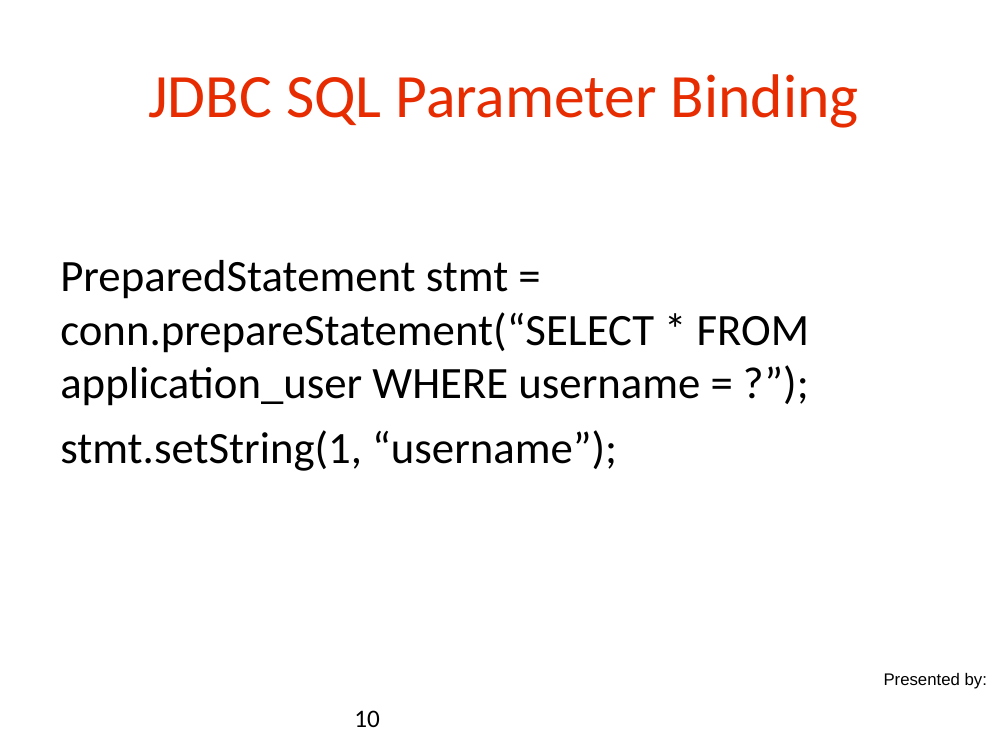
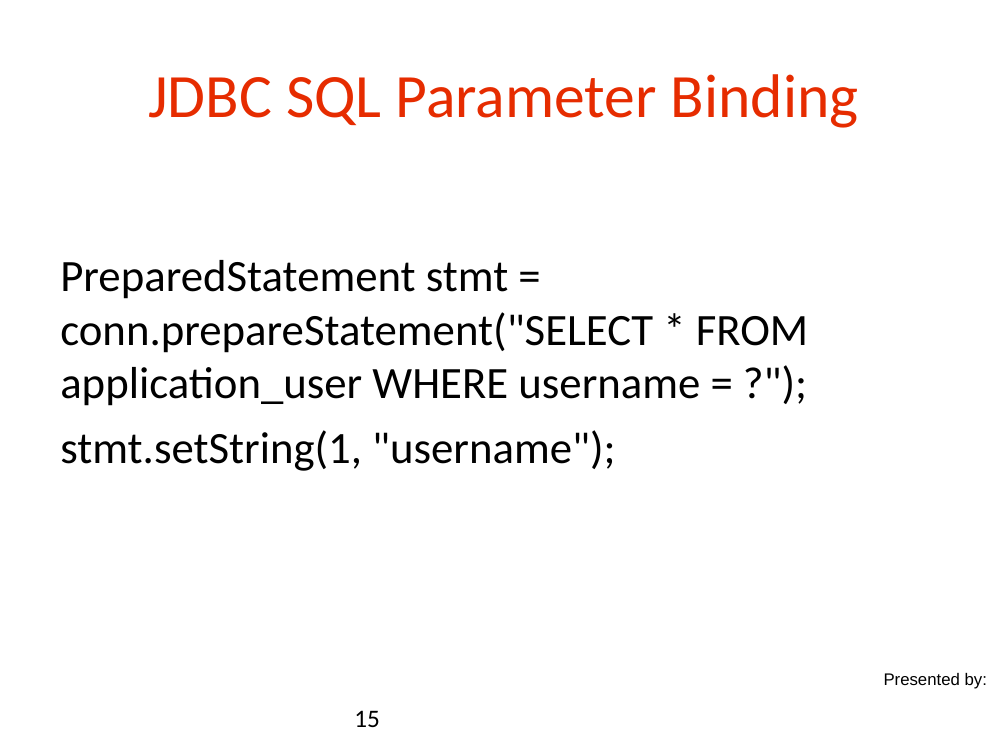
Before and after one commit to danielsomerfield/app-sec-presentation, a slide deck: slide 15 of AppSec Presentation Deck Day 2.ppt (slide 10 before the commit). Drawn at 1008x756 pixels with LibreOffice and Linux fonts; fonts in the diff are those of the drawing; background and template pictures are left out. Boxes give left, top, right and bottom in pixels: in the first picture for what was removed or moved away, otherwise in the second. Text is boxed around its words. In the diff, an @@ line names an element or a change of style, - is before the commit and + after.

```diff
--- a/AppSec Presentation Deck Day 2.ppt
+++ b/AppSec Presentation Deck Day 2.ppt
@@ text at [60, 260, 808, 471]: text changed @@
-PreparedStatement stmt = conn.prepareStatement(“SELECT * FROM application_user WHERE username = ?”);
-stmt.setString(1, “username”);
+PreparedStatement stmt = conn.prepareStatement("SELECT * FROM application_user WHERE username = ?");
+stmt.setString(1, "username");
@@ page number at [354, 710, 380, 727]: text changed @@
-10
+15
```
Also in this commit, not shown: 3 other slides changed, 6 slides added, 1 slide removed, 4 other files.
